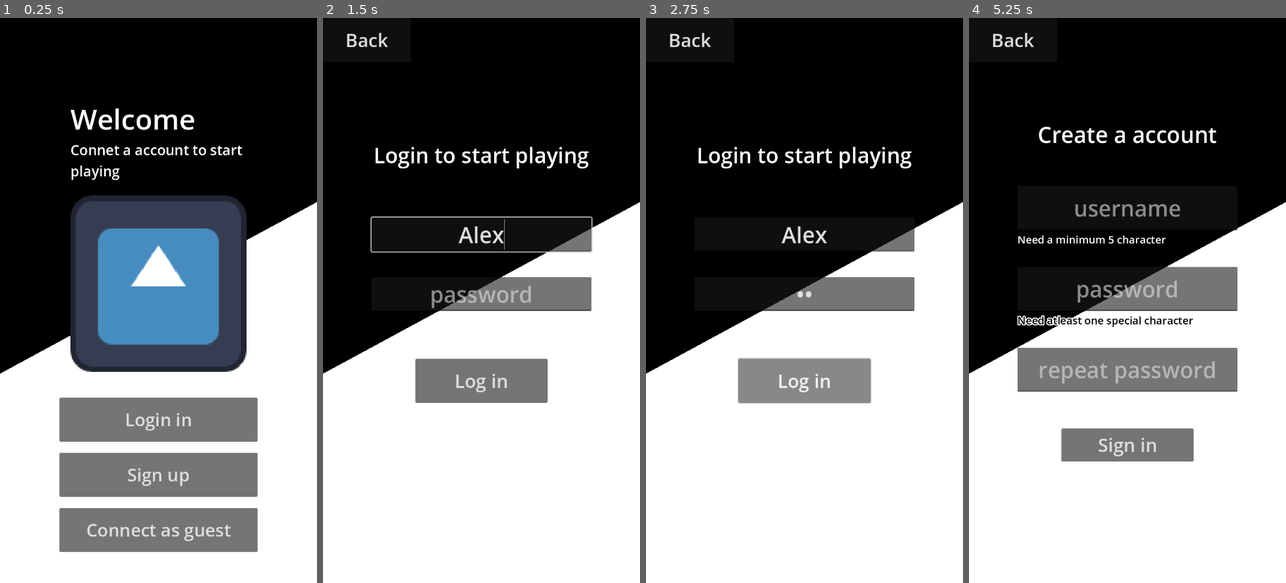
Above: before the commit, frames 1-4 (left to right).
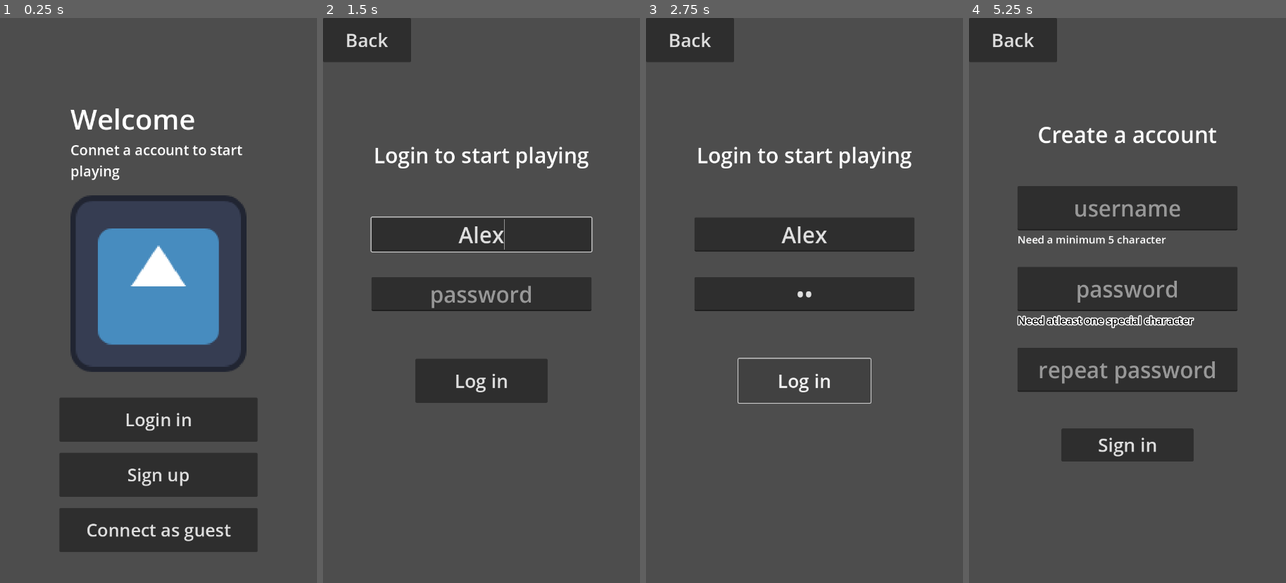
Above: after the commit, the same moments.

Repository: higaslk/godot-guess-the-word
Game: Godot game, scene res://source/client/main_client.tscn
Same seed, same stepped clock (60 frames per second), same inputs: the game is played once before the commit and once after it. This scene is started directly instead of the project's main scene. The engine's default icon, where the game draws it, is replaced by a stand-in: a white triangle on a blue panel in a dark square.
Inputs (mouse positions are in pixels of both pictures, inside the frame that each line leads up to):
- Up to frame 1 (0.25 s): no input
- Up to frame 2 (1.5 s): click "Login in" at 0.5 s; click (481, 232) at 1.27 s; type "Alex" at 1.35 s
- Up to frame 3 (2.75 s): click (804, 294) at 1.5 s; type "12" at 1.58 s; click "Log in" at 2 s
- Up to frame 4 (5.25 s): click "Log in" at 2.75 s; click "Log in" at 3.5 s; click "Back" at 4.25 s; click "Sign up" at 5 s

The runs differ from the first frame. In frame 1, 82% of the frame differs, in the area x 0-100%, y 0-100%; in frame 2, 98%; in frame 3, 99%; in frame 4, 98%.

Commit message:
fix: fixed issue with duplicated connections.

Diff:
--- a/source/client/ui/menu/menu_ui.gd
+++ b/source/client/ui/menu/menu_ui.gd
@@ -29,14 +29,18 @@
 	swap_menu(login_container)
 	toggle_visibility(back_button)
 
-	$LoginMenuContainer/MenuContainer/LoginButton.pressed.connect(_on_login_login_button_pressed)
+	var login_button: Button = $LoginMenuContainer/MenuContainer/LoginButton
+	if not login_button.has_connections("pressed"):
+		login_button.pressed.connect(_on_login_login_button_pressed)
 
 
 func _on_menu_sign_button_pressed() -> void:
 	swap_menu(signup_container)
 	toggle_visibility(back_button)
 
-	$SignupMenuContainer/MenuContainer/SignButton.pressed.connect(_on_signup_signin_button_pressed)
+	var sign_button: Button = $SignupMenuContainer/MenuContainer/SignButton
+	if not sign_button.has_connections("pressed"):
+		sign_button.pressed.connect(_on_signup_signin_button_pressed)
 
 
 func _on_menu_guest_button_pressed() -> void:
--- a/source/client/ui/menu/menu_ui.tscn
+++ b/source/client/ui/menu/menu_ui.tscn
@@ -23,6 +23,7 @@
 script = ExtResource("1_np1jh")
 
 [node name="Background" type="TextureRect" parent="."]
+visible = false
 layout_mode = 1
 anchors_preset = 15
 anchor_right = 1.0
